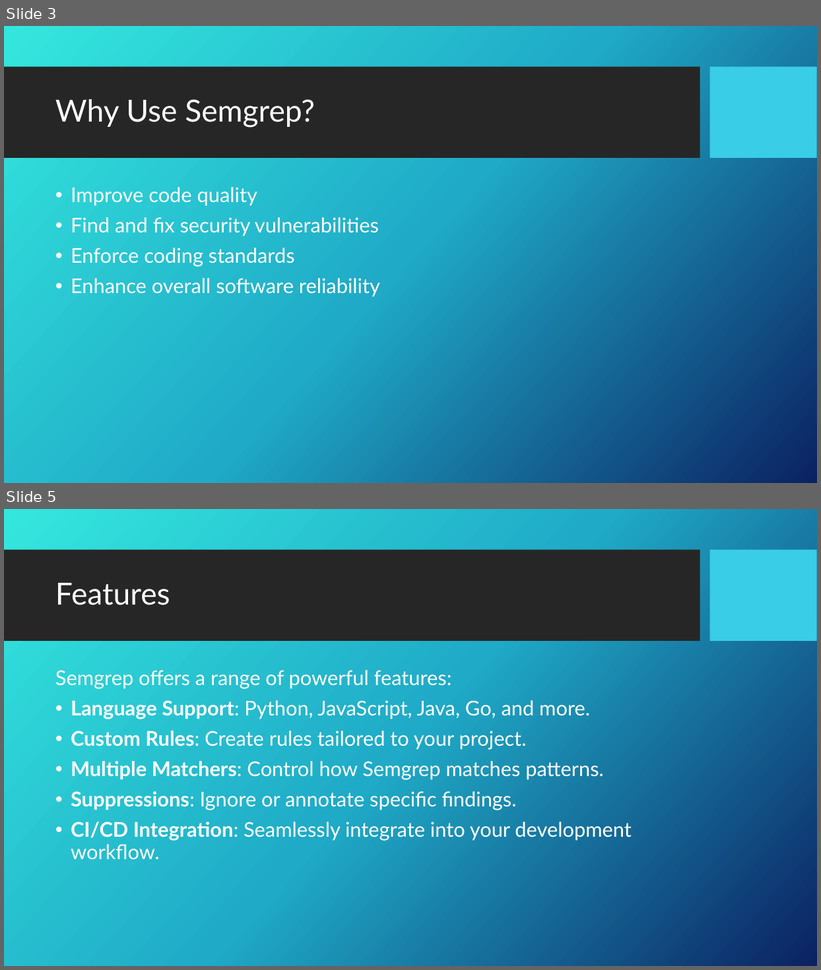
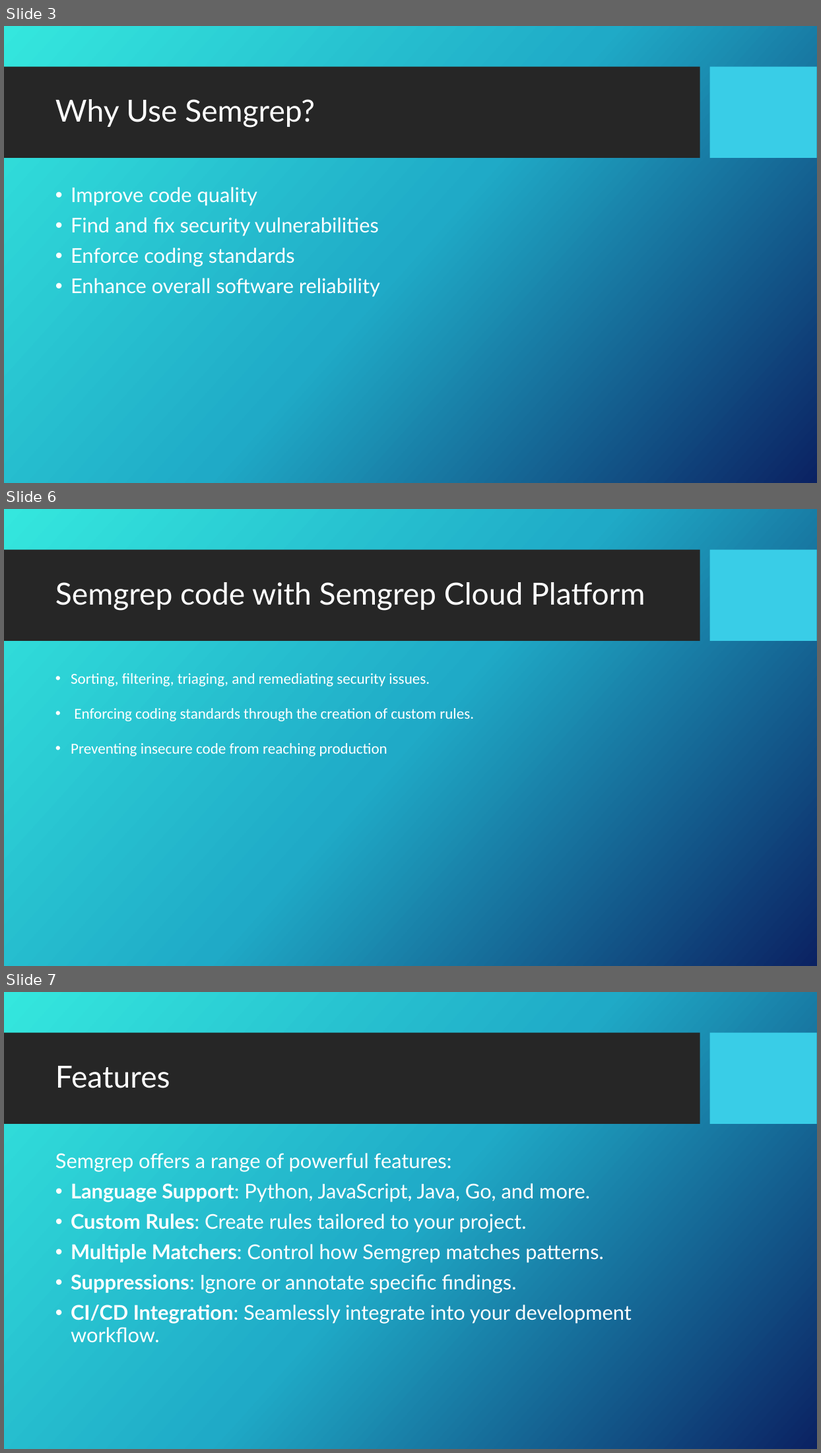
Before and after one commit to ajeesh875/pyShellSAST, a slide deck: SEMGREP.pptx. Shown one above the other, each under a label of ours: slides 3 and 5 before the commit, slides 3, 6 and 7 after it; the slides between them are not shown. The pictures are 821x970 and 821x1453 pixels, drawn with LibreOffice and Linux fonts; fonts in the diff are those of the drawing; background and template pictures are left out. Boxes give left, top, right and bottom in pixels: in the first picture for what was removed or moved away, otherwise in the second. Text is boxed around its words. In the diff, an @@ line names an element or a change of style, - is before the commit and + after.

```diff
--- a/SEMGREP.pptx
+++ b/SEMGREP.pptx
@@ slide 6 added at [4, 509, 817, 966], background picture (left out); not listed: 2 template elements that a slide beside it also shows @@
@@ title added at [55, 582, 645, 611], 36 pt, text #FFFFFF @@
+Semgrep code with Semgrep Cloud Platform
@@ text added at [71, 673, 474, 757], 18 pt, text #FFFFFF @@
+• Sorting, filtering, triaging, and remediating security issues.
+• Enforcing coding standards through the creation of custom rules.
+• Preventing insecure code from reaching production
@@ what was slide 5 is now slide 7 @@
```
Also in this commit, not shown: 4 slides changed, 8 other slides added, 1 slide removed.
